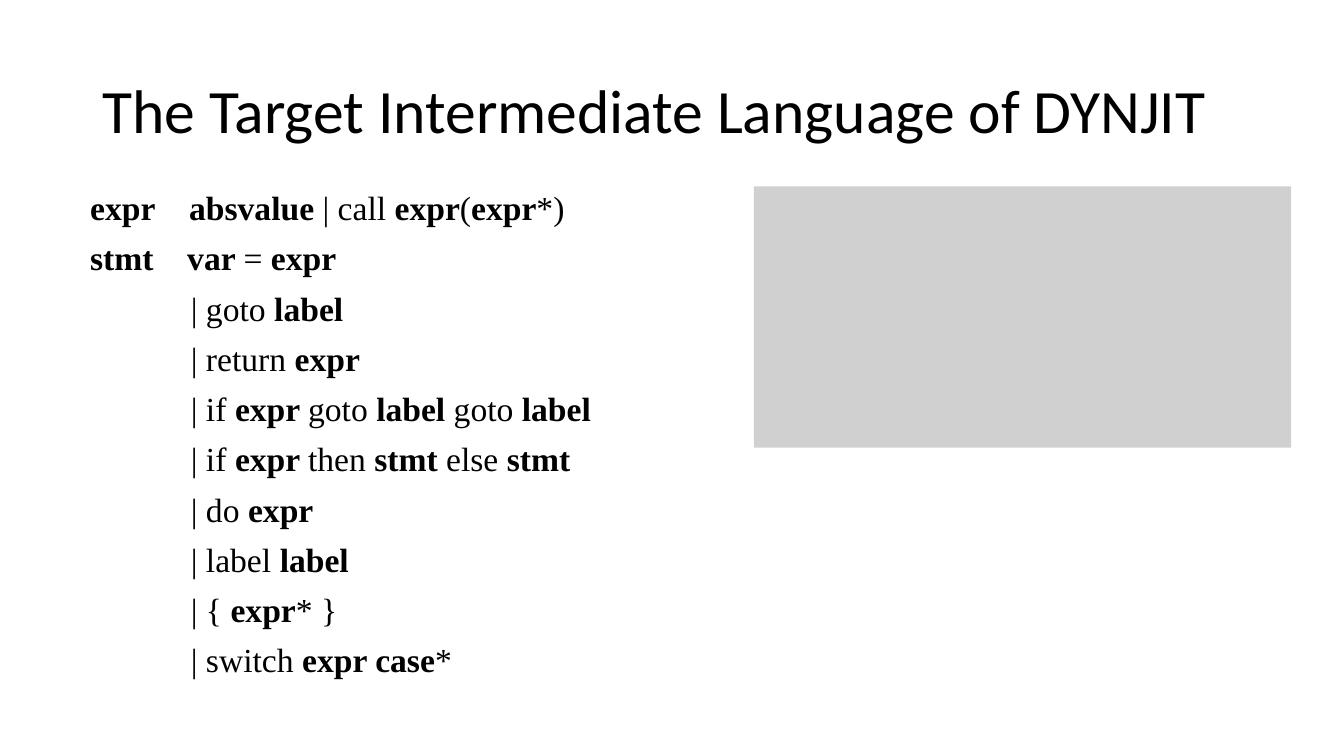
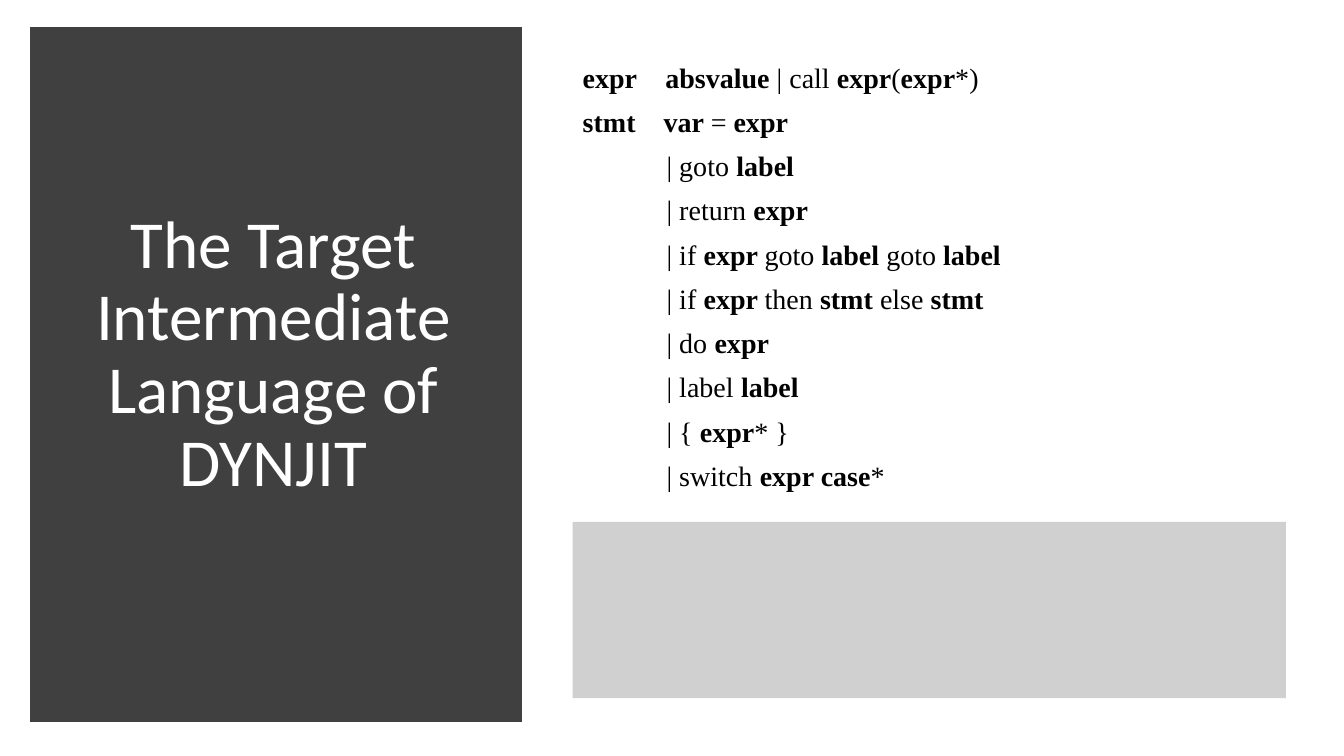
Before and after one commit to thautwarm/Site-32, a slide deck: slide 9 of src/Others/slides/impl0.pptx. Drawn at 1344x756 pixels with LibreOffice and Linux fonts; fonts in the diff are those of the drawing; grey boxes stand for pictures. Boxes give left, top, right and bottom in pixels: in the first picture for what was removed or moved away, otherwise in the second. Text is boxed around its words. In the diff, an @@ line names an element or a change of style, - is before the commit and + after.

Commit message:
revised

```diff
--- a/src/Others/slides/impl0.pptx
+++ b/src/Others/slides/impl0.pptx
@@ rectangle added at [37,34,515,716], fill #404040, outline #404040 10 pt @@
@@ text "expr absvalue | call expr(expr*)": place and size @@
-text "expr absvalue | call expr(expr*)" at [90,196,591,679]
+text "expr absvalue | call expr(expr*)" at [583,68,1001,491]
@@ text "expr absvalue | call expr(expr*)" at [583,68,1001,491]: size 24 to 20 pt @@
@@ title "The Target Intermediate Language of ...": place and size @@
-title "The Target Intermediate Language of ..." at [102,90,1206,144]
+title "The Target Intermediate Language of ..." at [96,221,450,487]
@@ title "The Target Intermediate Language of ..." at [96,221,450,487]: size 44 to 48 pt, text colour #000000 to #FFFFFF; alignment left to centre @@
@@ picture removed at [754,187,1292,448] @@
@@ picture added at [573,522,1287,699] @@
```
Also in this commit, not shown: 2 other slides changed.
